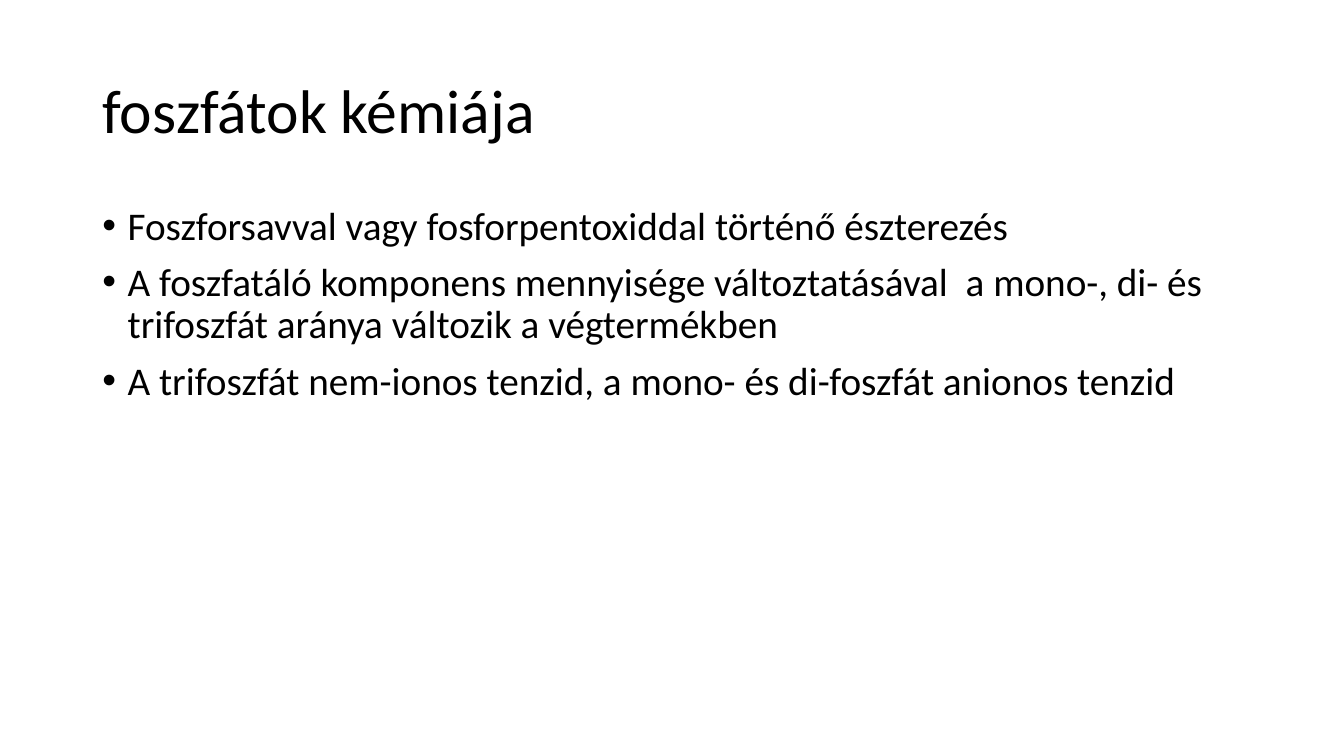
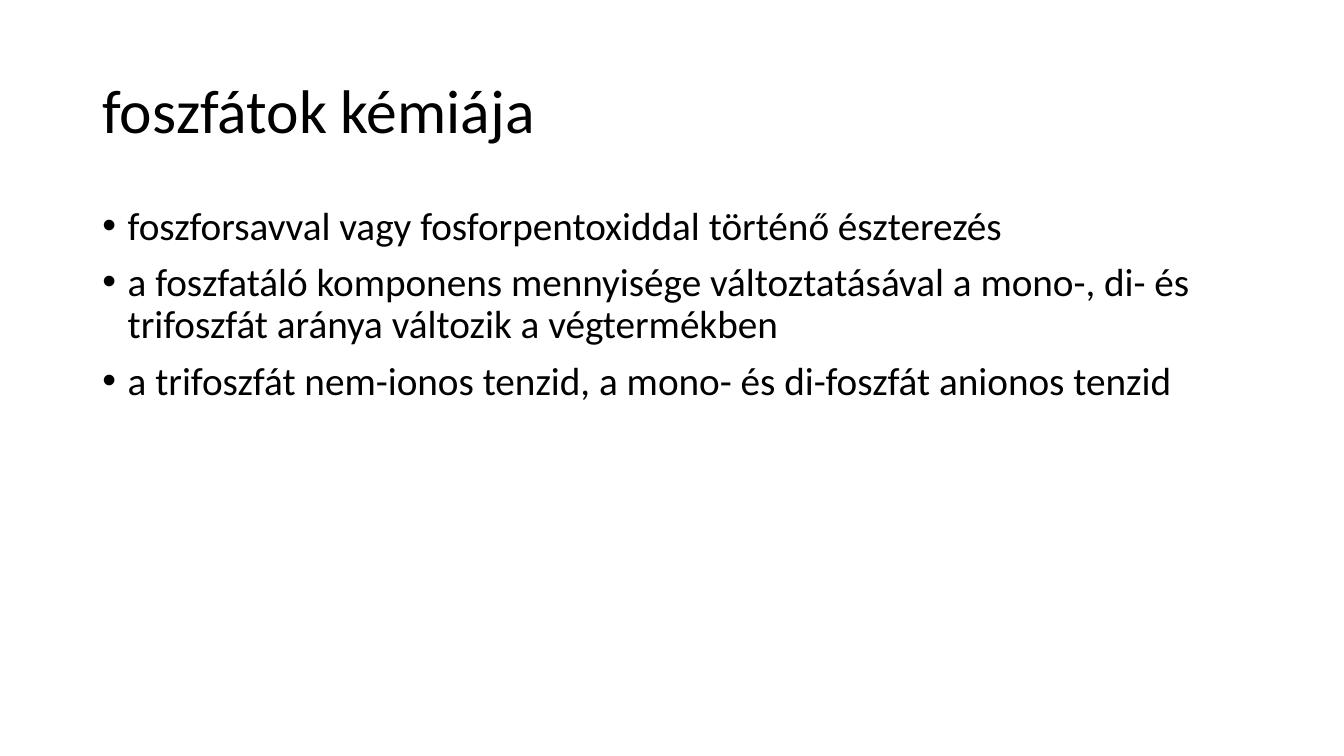
Before and after one commit to LilianaBohus/chemistry-presenations, a slide deck: slide 47 of formulations-and-surfactants.pptx. Drawn at 1344x756 pixels with LibreOffice and Linux fonts; fonts in the diff are those of the drawing. Boxes give left, top, right and bottom in pixels: in the first picture for what was removed or moved away, otherwise in the second. Text is boxed around its words. In the diff, an @@ line names an element or a change of style, - is before the commit and + after.

```diff
--- a/formulations-and-surfactants.pptx
+++ b/formulations-and-surfactants.pptx
@@ text at <box>128,212,1189,400</box>: text changed @@
-• Foszforsavval vagy fosforpentoxiddal történő észterezés
-• A foszfatáló komponens mennyisége változtatásával a mono-, di- és trifoszfát aránya változik a végtermékben
-• A trifoszfát nem-ionos tenzid, a mono- és di-foszfát anionos tenzid
+• foszforsavval vagy fosforpentoxiddal történő észterezés
+• a foszfatáló komponens mennyisége változtatásával a mono-, di- és trifoszfát aránya változik a végtermékben
+• a trifoszfát nem-ionos tenzid, a mono- és di-foszfát anionos tenzid
```
Also in this commit, not shown: 17 other slides changed.
